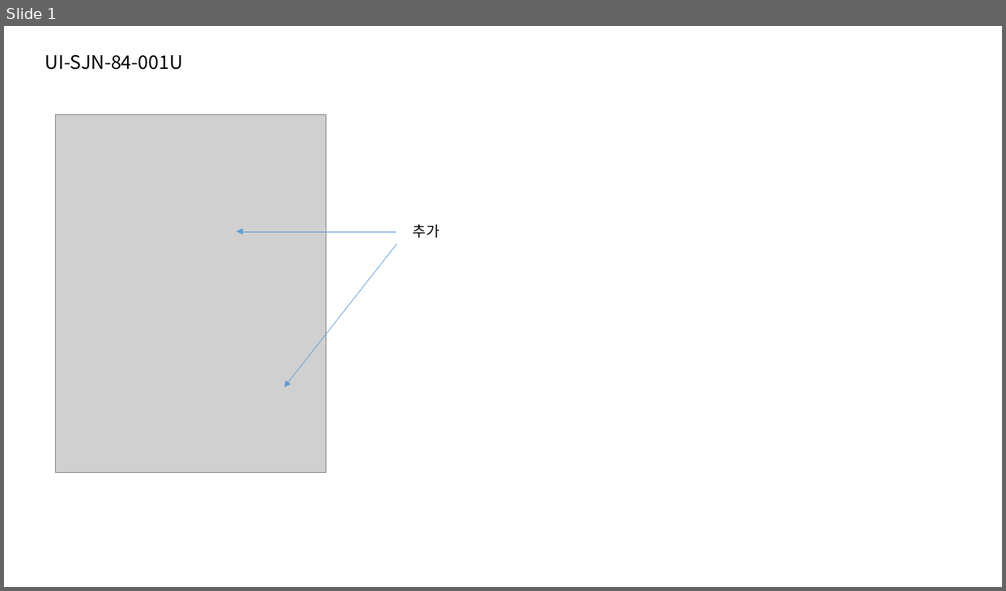
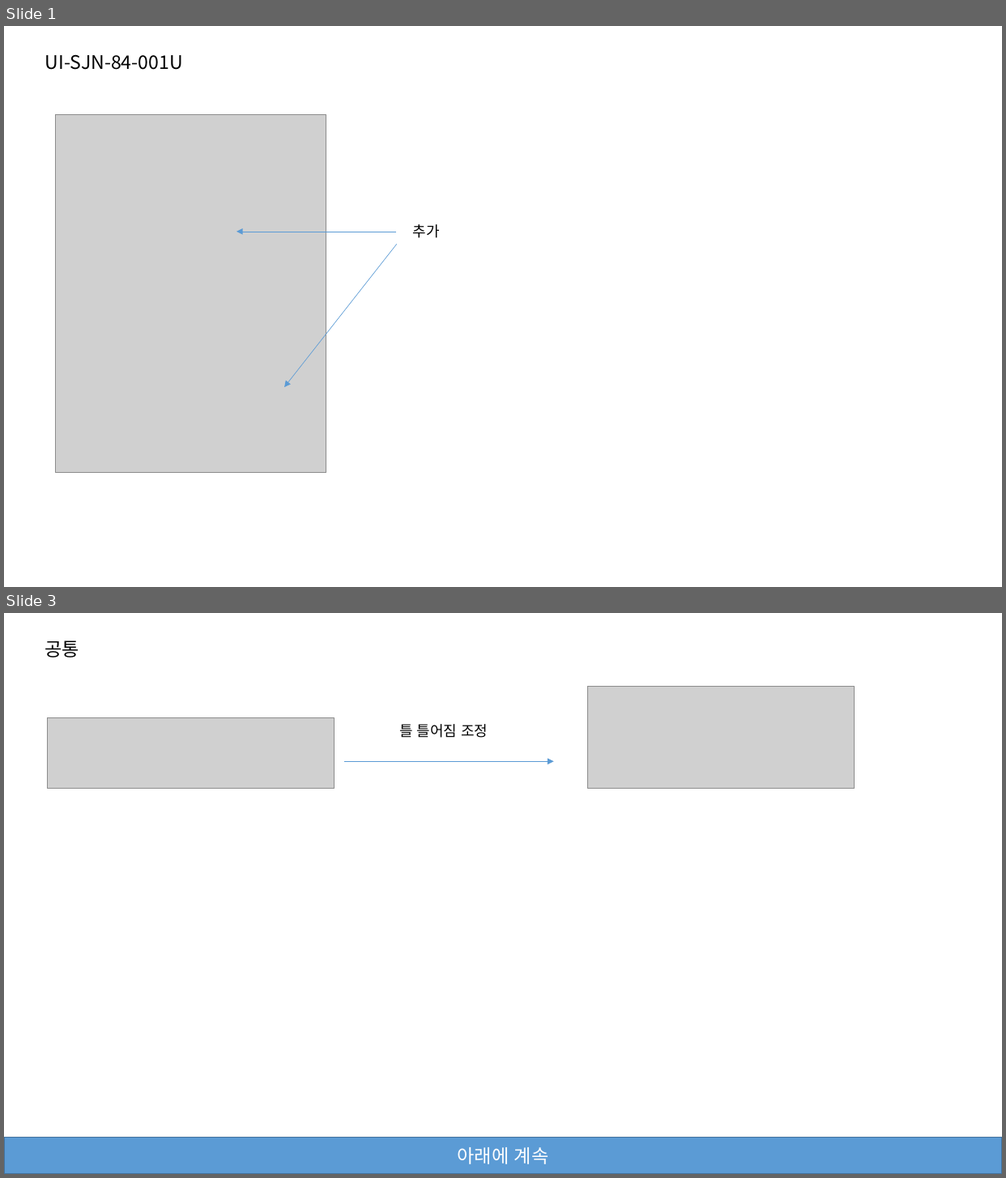
Before and after one commit to jeoungGyy/sejong, a slide deck: ppt/03-24.pptx. Shown one above the other, each under a label of ours: slide 1 before the commit, slides 1 and 3 after it; the slides between them are not shown. The pictures are 1006x591 and 1006x1178 pixels, drawn with LibreOffice and Linux fonts; fonts in the diff are those of the drawing; grey boxes stand for pictures. Boxes give left, top, right and bottom in pixels: in the first picture for what was removed or moved away, otherwise in the second. Text is boxed around its words. In the diff, an @@ line names an element or a change of style, - is before the commit and + after.

Commit message:
틀 틀어짐 수정

```diff
--- a/ppt/03-24.pptx
+++ b/ppt/03-24.pptx
@@ slide 3 added at [4, 613, 1002, 1174], background #FFFFFF @@
@@ text added at [45, 641, 80, 658], 18 pt, text #000000 @@
+공통
@@ picture added at [587, 687, 854, 788] @@
@@ picture added at [48, 717, 334, 788] @@
@@ text added at [399, 724, 488, 738], 14 pt, text #000000 @@
+틀 틀어짐 조정
@@ arrow added from (344, 761) to (553, 761), #5B9BD5 0.5 pt @@
@@ rectangle added at [4, 1138, 1002, 1174], fill #5B9BD5, outline #43739E 1 pt, 18 pt, text #FFFFFF @@
+아래에 계속
```
Also in this commit, not shown: 3 other slides added, 5 other files.
